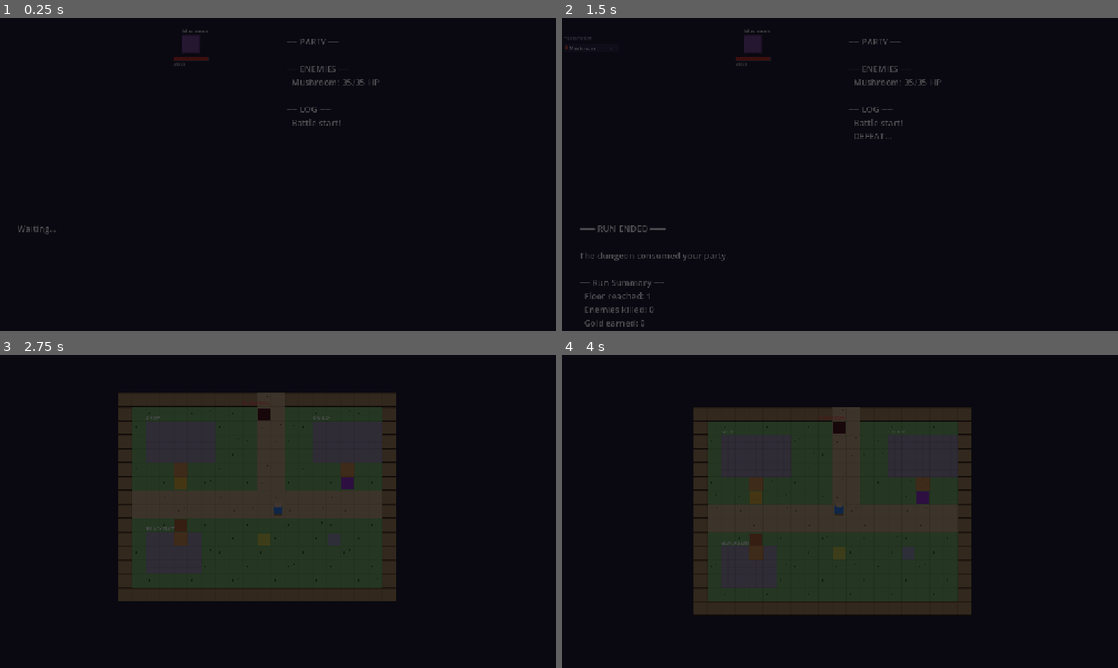
Above: before the commit, frames 1-4 (two rows, left to right).
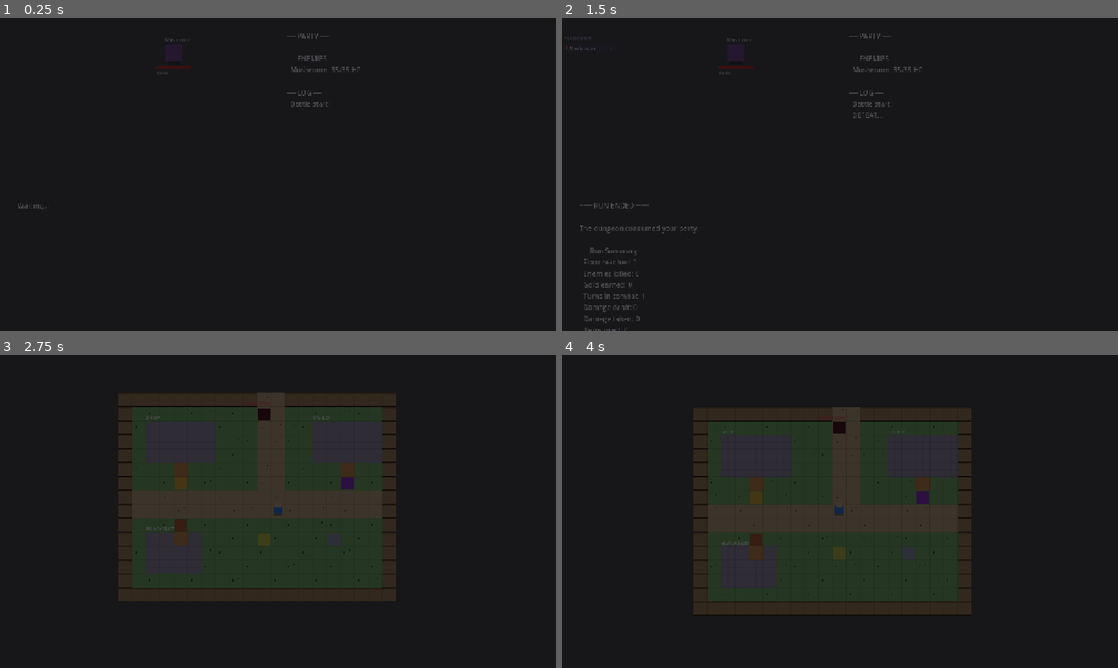
Above: after the commit, the same moments.

Repository: Uncanny177/GDscript-Dev---Prog.1
Game: Godot game, scene res://scenes/combat/combat.tscn
The game is run twice, just before and just after one commit, with the same random seed, the same clock (stepped at 60 frames per second) and the same inputs. This scene is started directly instead of the project's main scene.
Inputs:
- Up to frame 1 (0.25 s): no input
- Up to frame 2 (1.5 s): tap Enter (ui_accept) at 0.5, 0.77, 1.25 s; hold D (move_right) 0.53-1.28 s; tap E (interact) at 0.6 s; hold S (move_down) from 1.28 s (still down); tap 1 at 1.35 s
- Up to frame 3 (2.75 s): tap Enter (ui_accept) at 1.52 s; release S (move_down) at 2.03 s; hold D (move_right) from 2.03 s (still down); tap 2 at 2.1 s
- Up to frame 4 (4 s): release D (move_right) at 2.78 s; hold W (move_up) 2.78-3.53 s; tap 3 at 2.85 s; tap Enter (ui_accept) at 3.02, 3.77 s; hold A (move_left) from 3.53 s (still down); tap 4 at 3.6 s

The runs differ from the first frame. In frame 1, 0.9% of the frame differs, in the area x 3-69%, y 3-70%; in frame 2, 2.1%, in the area x 3-69%, y 3-100%; in frame 3, less than 0.1%; in frame 4, less than 0.1%.

Commit message:
fix: Combat scene fills viewport + brighter bg + repositioned UI
- Background ColorRect: was fixed 640x480, now anchored Full Rect
  (anchor_right/bottom = 1.0) so it fills any resolution incl fullscreen
- Background color 0.08 -> 0.16 (brighter, was near-black)
- InfoLabel (action menu) repositioned to left-bottom, widened to 620
- LogLabel (party/enemies/log) moved to right half (x=660), widened to 1240
- battle_renderer sprite columns moved (PARTY_X 80->180, ENEMY_X 440->400)
  and spacing increased to reduce overlap with text panels

Combat was locked to the top-left 640x480 region — this is why it
never filled the screen even in fullscreen.

Diff:
--- a/project.godot
+++ b/project.godot
@@ -123,4 +123,3 @@
 textures/canvas_textures/default_texture_filter=0
 renderer/rendering_method="gl_compatibility"
 renderer/rendering_method.mobile="gl_compatibility"
-environment/defaults/default_clear_color=Color(0.13, 0.12, 0.18, 1)
--- a/scenes/combat/combat.tscn
+++ b/scenes/combat/combat.tscn
@@ -9,24 +9,22 @@
 anchors_preset = 15
 anchor_right = 1.0
 anchor_bottom = 1.0
-offset_right = 0.0
-offset_bottom = 0.0
-color = Color(0.14, 0.11, 0.18, 1.0)
+grow_horizontal = 2
+grow_vertical = 2
+color = Color(0.16, 0.13, 0.22, 1.0)
 
 [node name="CanvasLayer" type="CanvasLayer" parent="."]
 
 [node name="InfoLabel" type="Label" parent="CanvasLayer"]
 offset_left = 40.0
-offset_top = 470.0
+offset_top = 420.0
 offset_right = 620.0
 offset_bottom = 700.0
-theme_override_font_sizes/font_size = 20
 text = "Waiting..."
 
 [node name="LogLabel" type="Label" parent="CanvasLayer"]
 offset_left = 660.0
-offset_top = 40.0
+offset_top = 30.0
 offset_right = 1240.0
 offset_bottom = 700.0
-theme_override_font_sizes/font_size = 20
 text = "Combat loading..."
--- a/scripts/combat/battle_renderer.gd
+++ b/scripts/combat/battle_renderer.gd
@@ -25,11 +25,12 @@
 ## Which enemy is currently targeted? -1 = none
 var highlighted_target: int = -1
 
-## Layout constants
-const PARTY_X: float = 80.0      # X position for party column
-const ENEMY_X: float = 440.0     # X position for enemy column
-const START_Y: float = 60.0      # Y start for first combatant
-const SPACING_Y: float = 80.0    # Y gap between combatants
+## Layout constants — positioned to fill the 1280x720 screen without
+## overlapping the text panels (InfoLabel left-bottom, LogLabel right).
+const PARTY_X: float = 180.0     # X position for party column
+const ENEMY_X: float = 400.0     # X position for enemy column
+const START_Y: float = 80.0      # Y start for first combatant
+const SPACING_Y: float = 90.0    # Y gap between combatants
 const SPRITE_SIZE: float = 40.0  # Size of placeholder sprite squares
 const BAR_WIDTH: float = 80.0    # HP/MP bar width
 const BAR_HEIGHT: float = 8.0    # HP/MP bar height
